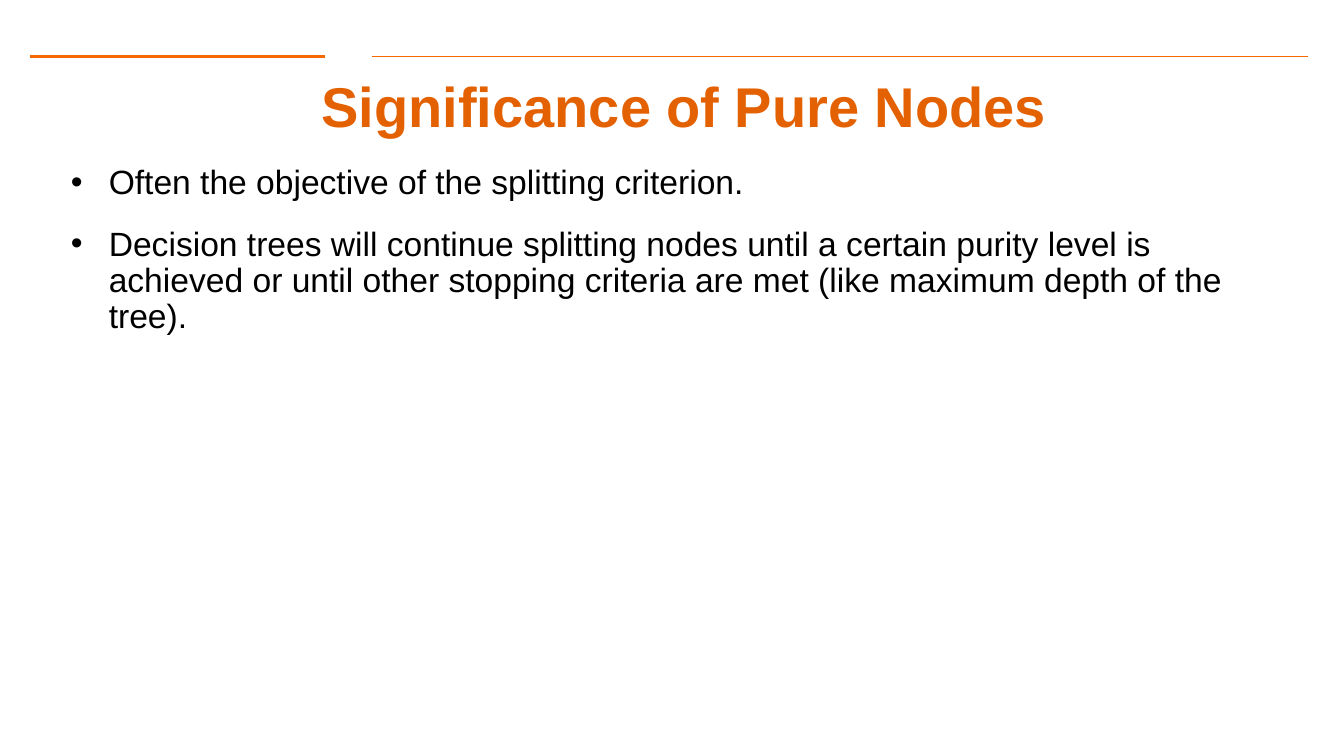
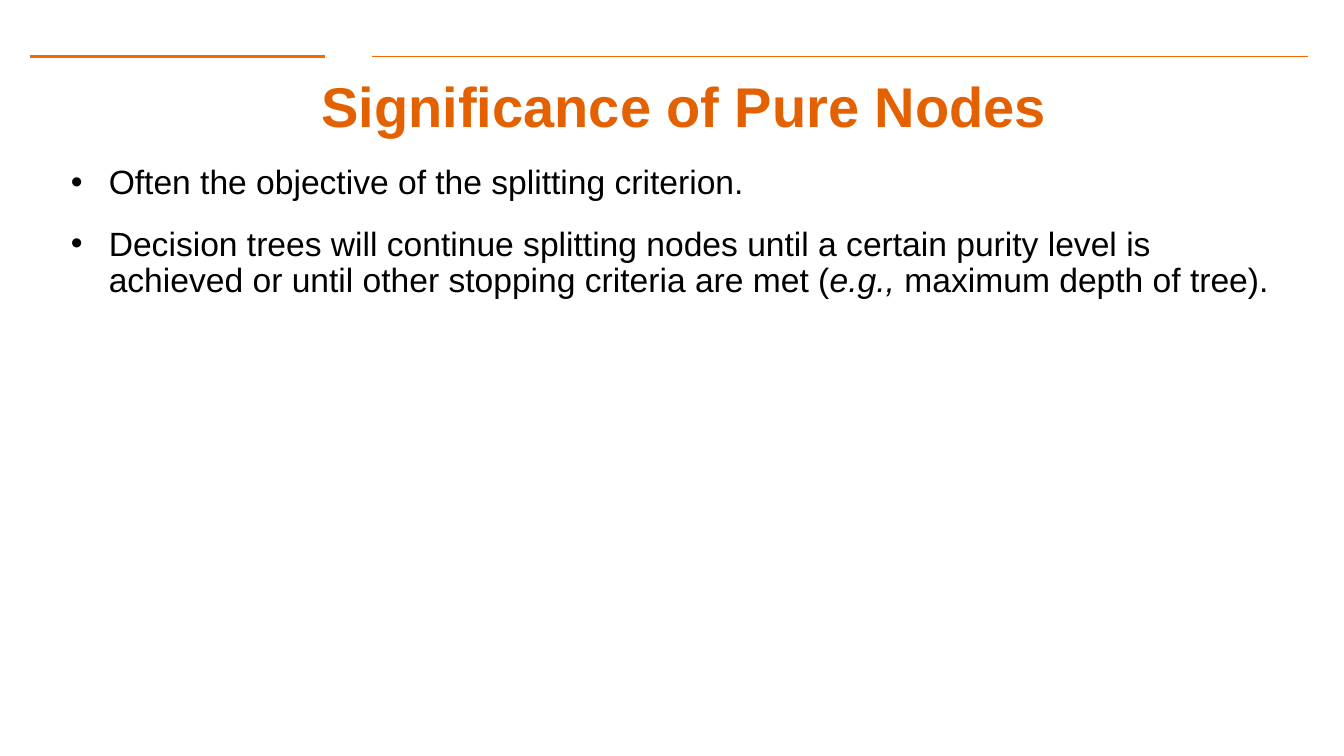
Before and after one commit to aiforsec/RIT-DSCI-633-FDS, a slide deck: slide 27 of Syllabus/Lecture06/Lec06.pptx. Drawn at 1344x756 pixels with LibreOffice and Linux fonts; fonts in the diff are those of the drawing; background and template pictures are left out. Boxes give left, top, right and bottom in pixels: in the first picture for what was removed or moved away, otherwise in the second. Text is boxed around its words. In the diff, an @@ line names an element or a change of style, - is before the commit and + after.

```diff
--- a/Syllabus/Lecture06/Lec06.pptx
+++ b/Syllabus/Lecture06/Lec06.pptx
@@ text at [109,231,1268,299]: text changed @@
-• Decision trees will continue splitting nodes until a certain purity level is achieved or until other stopping criteria are met (like maximum depth of the tree).
+• Decision trees will continue splitting nodes until a certain purity level is achieved or until other stopping criteria are met (e.g., maximum depth of tree).
```
Also in this commit, not shown: 10 other slides changed, 2 slides added, 1 other file.
